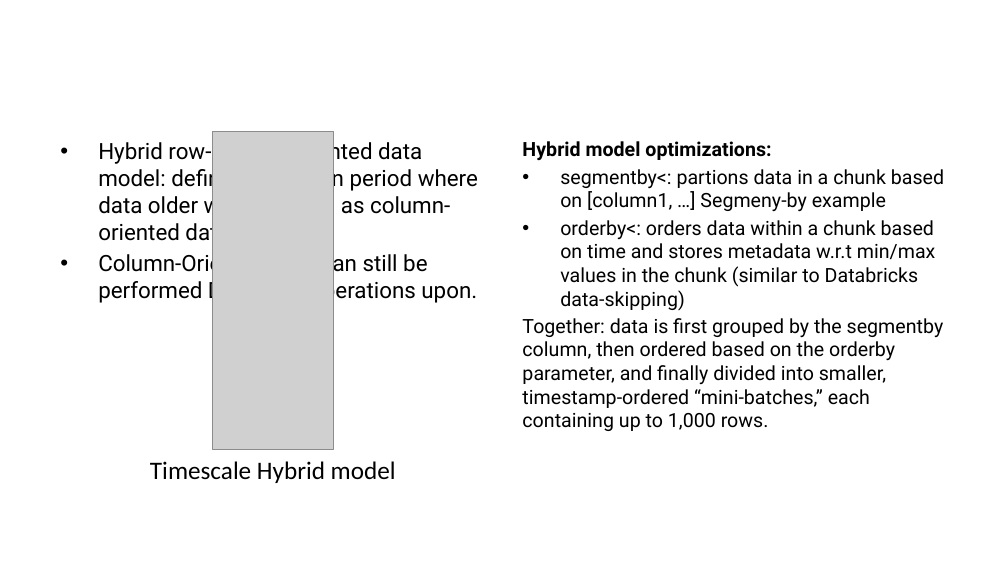
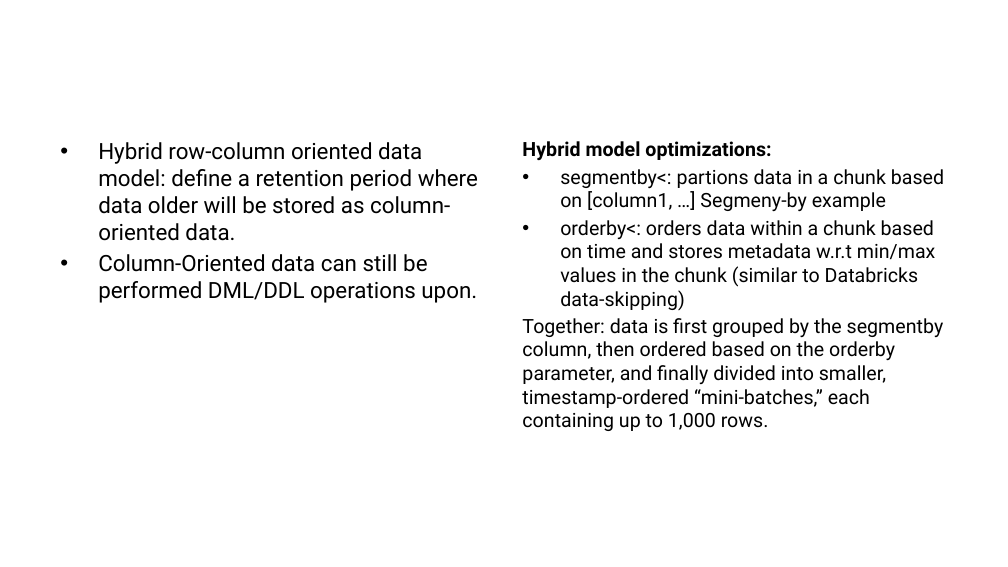
Before and after one commit to ManuelePasini/slides-markdown, a slide deck: slide 39 of digital_twins.pptx. Drawn at 1008x567 pixels with LibreOffice and Linux fonts; fonts in the diff are those of the drawing; grey boxes stand for pictures. Boxes give left, top, right and bottom in pixels: in the first picture for what was removed or moved away, otherwise in the second. Text is boxed around its words. In the diff, an @@ line names an element or a change of style, - is before the commit and + after.

```diff
--- a/digital_twins.pptx
+++ b/digital_twins.pptx
@@ picture removed at (x1=213, y1=132, x2=333, y2=450) @@
@@ text removed at (x1=150, y1=461, x2=396, y2=483) @@
-Timescale Hybrid model
```
Also in this commit, not shown: 1 other slide changed, 1 slide added, 1 slide removed, 6 other files.
